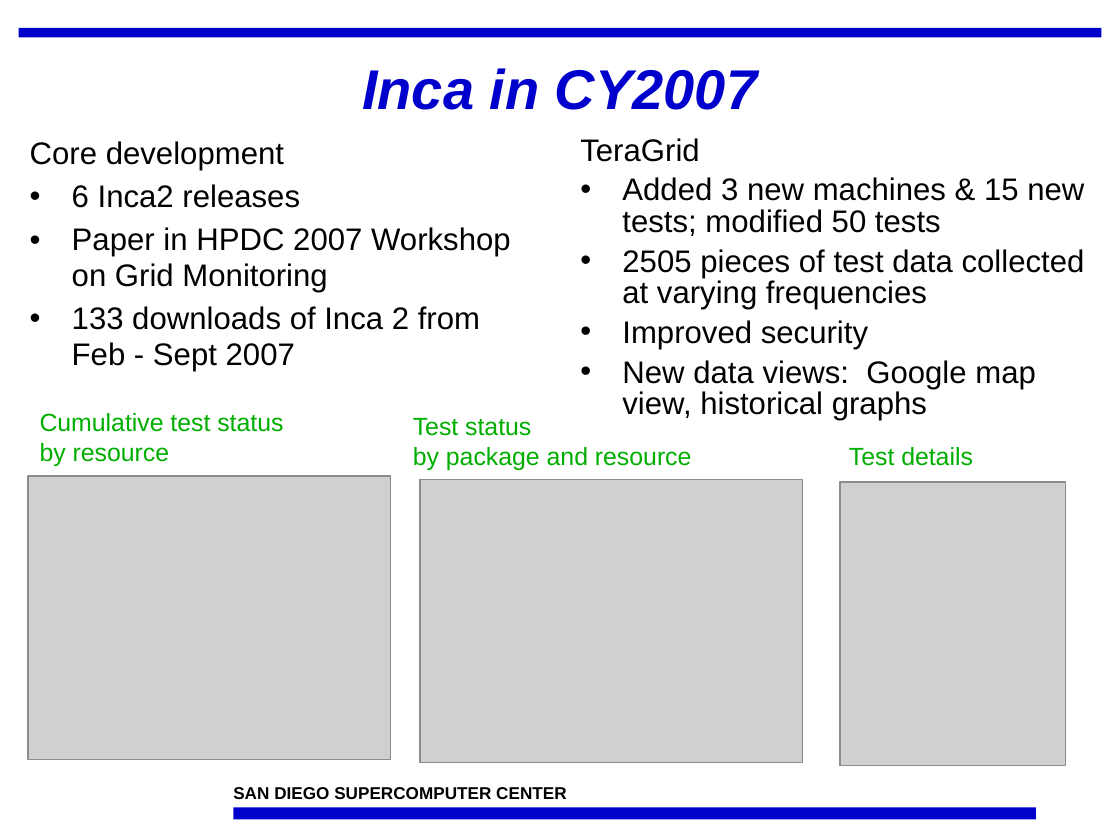
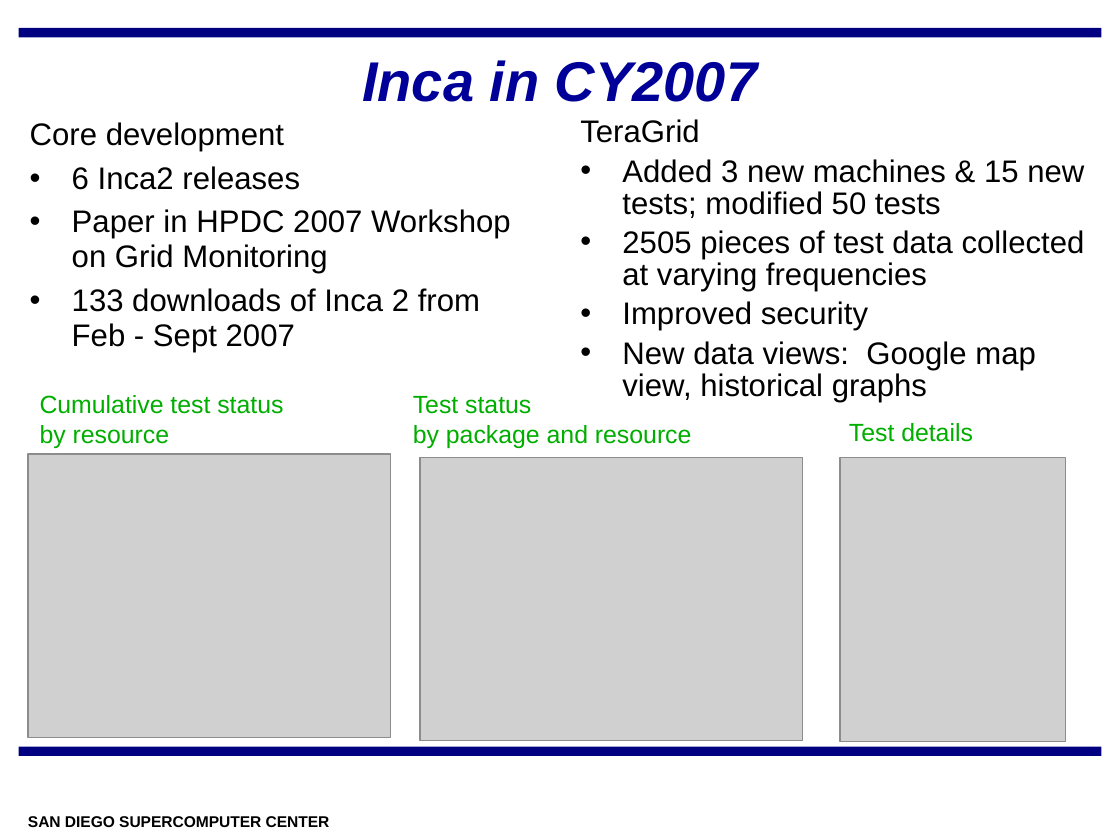
Before and after one commit to IncaProject/inca-xsede, a slide deck: slide 5 of talks/inca-nsf_02-08.ppt. Drawn at 1120x840 pixels with LibreOffice and Linux fonts; fonts in the diff are those of the drawing; grey boxes stand for pictures; background and template pictures are left out. Boxes give left, top, right and bottom in pixels: in the first picture for what was removed or moved away, otherwise in the second. Text is boxed around its words. In the diff, an @@ line names an element or a change of style, - is before the commit and + after.

```diff
--- a/talks/inca-nsf_02-08.ppt
+++ b/talks/inca-nsf_02-08.ppt
@@ title "Inca in CY2007": place and size @@
-title "Inca in CY2007" at (362,68,757,110)
+title "Inca in CY2007" at (362,60,757,102)
@@ title "Inca in CY2007" at (362,60,757,102): text colour #0000CC to #000099; line spacing 0.9 to 0.95 @@
@@ rectangle at (19,28,1102,37): fill #0000CC to #000080 @@
@@ 4 texts, 2 pictures: place and size @@
-4 texts, 2 pictures at (28,138,1085,763)
+4 texts, 2 pictures at (28,119,1085,740)
@@ text "Test details": place and size @@
-text "Test details" at (849,447,973,466)
+text "Test details" at (849,423,973,442)
@@ picture: place and size @@
-picture at (840,482,1066,765)
+picture at (840,458,1066,741)
@@ rectangle added at (19,747,1102,756), fill #000080 @@
@@ rectangle removed at (233,808,1036,820) @@
@@ text "SAN DIEGO SUPERCOMPUTER CENTER": place and size @@
-text "SAN DIEGO SUPERCOMPUTER CENTER" at (233,787,566,799)
+text "SAN DIEGO SUPERCOMPUTER CENTER" at (28,816,330,827)
@@ text "SAN DIEGO SUPERCOMPUTER CENTER" at (28,816,330,827): size 11 to 10 pt @@
```
Also in this commit, not shown: 5 other slides changed.
